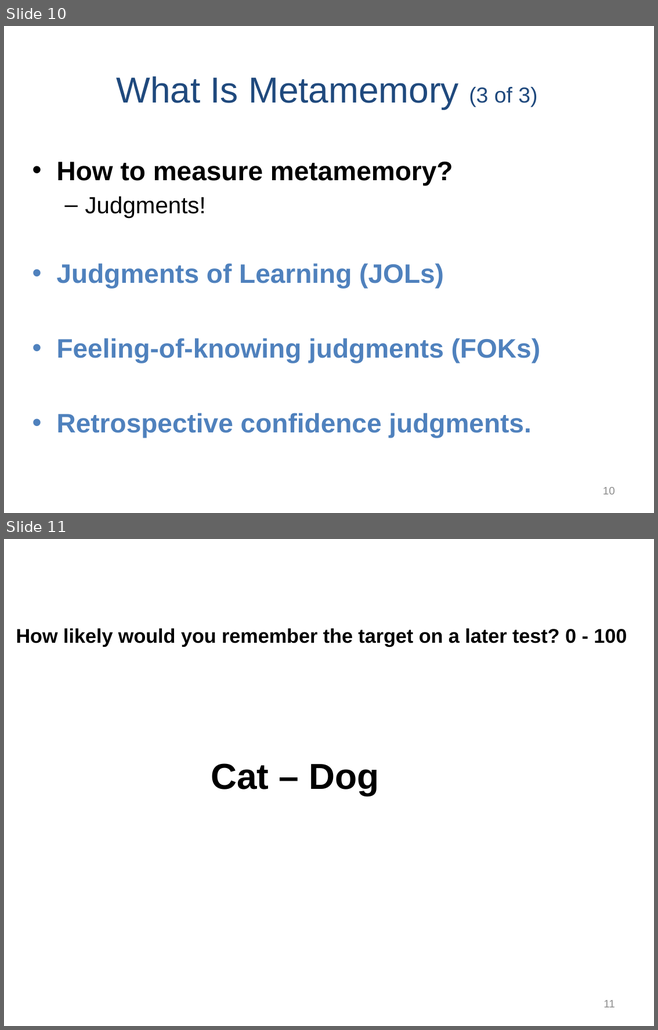
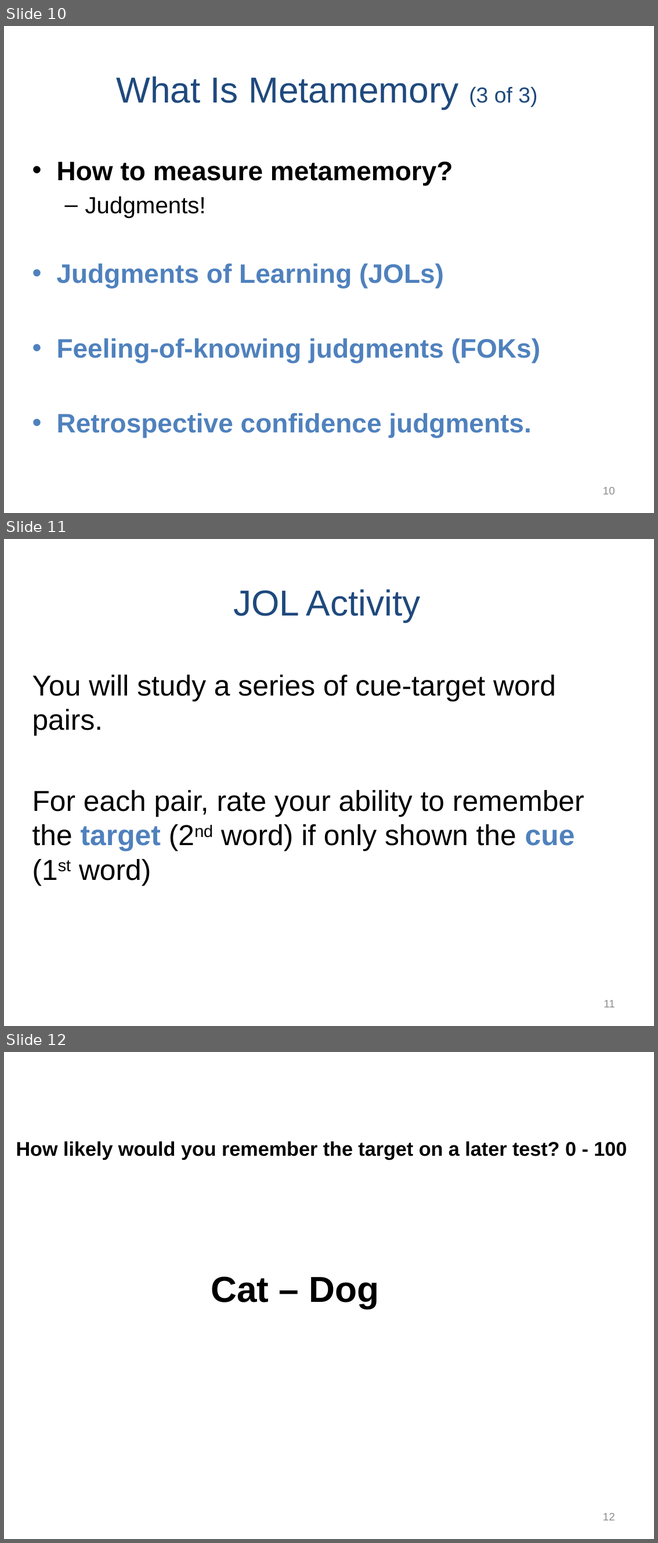
Before and after one commit to npm27/Teaching-Materials, a slide deck: Memory/Slides/Chapter 8.PPTX. Shown one above the other, each under a label of ours: slides 10 and 11 before the commit, slides 10, 11 and 12 after it. The pictures are 658x1030 and 658x1543 pixels, drawn with LibreOffice and Linux fonts; fonts in the diff are those of the drawing. Boxes give left, top, right and bottom in pixels: in the first picture for what was removed or moved away, otherwise in the second. Text is boxed around its words. In the diff, an @@ line names an element or a change of style, - is before the commit and + after.

```diff
--- a/Memory/Slides/Chapter 8.PPTX
+++ b/Memory/Slides/Chapter 8.PPTX
@@ slide 11 added at (4, 539, 654, 1026), background #FFFFFF @@
@@ title added at (233, 589, 420, 622), 40 pt, text #1F497D @@
+JOL Activity
@@ text added at (32, 675, 584, 886), 32 pt, text #000000 @@
+You will study a series of cue-target word pairs.
+For each pair, rate your ability to remember the target (2nd word) if only shown the cue (1st word)
@@ page number added at (603, 1000, 614, 1008), 12 pt, text #8C8C8C @@
+11
@@ what was slide 11 is now slide 12 @@
@@ page number at (603, 1513, 615, 1521): text changed @@
-11
+12
```
Also in this commit, not shown: 1 slide changed, 17 other slides added.
